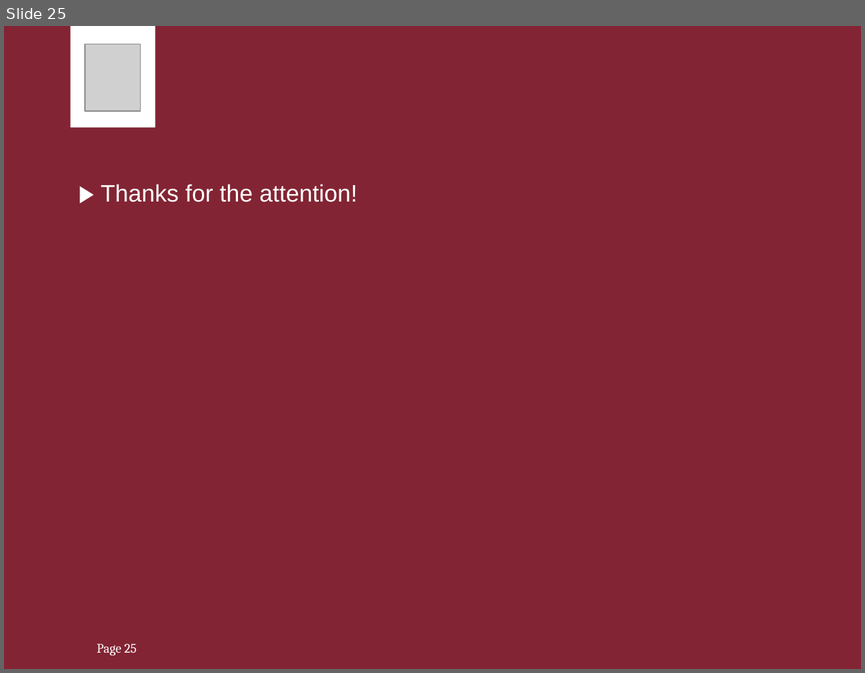
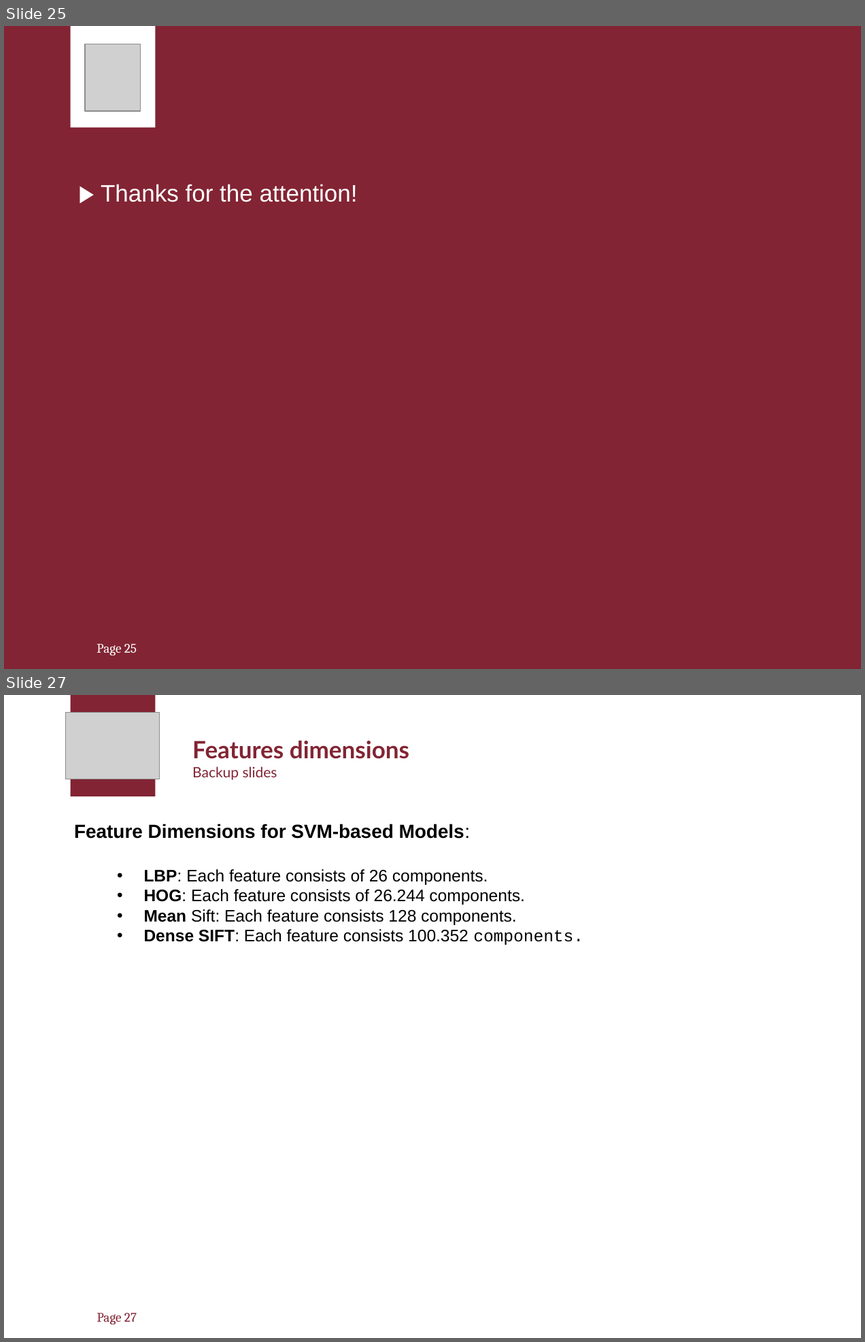
Before and after one commit to VittorioPisapia/ComputerVision-Project, a slide deck: presentation/presentation.pptx. Shown one above the other, each under a label of ours: slide 25 before the commit, slides 25 and 27 after it; the slides between them are not shown. The pictures are 865x673 and 865x1342 pixels, drawn with LibreOffice and Linux fonts; fonts in the diff are those of the drawing; grey boxes stand for pictures. Boxes give left, top, right and bottom in pixels: in the first picture for what was removed or moved away, otherwise in the second. Text is boxed around its words. In the diff, an @@ line names an element or a change of style, - is before the commit and + after.

```diff
--- a/presentation/presentation.pptx
+++ b/presentation/presentation.pptx
@@ slide 27 added at <box>4,695,861,1338</box>, background #FFFFFF @@
@@ picture added at <box>66,712,160,779</box> @@
@@ rectangle added at <box>70,695,155,796</box>, fill #822433 @@
@@ text added at <box>192,741,409,780</box>, 20 pt, text #822433 @@
+Features dimensions
+Backup slides
+1 Sottotitolo
@@ text added at <box>74,824,583,945</box>, 14 pt, text #000000 @@
+Feature Dimensions for SVM-based Models:
+  • LBP: Each feature consists of 26 components.
+  • HOG: Each feature consists of 26.244 components.
+  • Mean Sift: Each feature consists 128 components.
+  • Dense SIFT: Each feature consists 100.352 components.
@@ page number added at <box>97,1312,137,1324</box>, 11 pt, text #822433 @@
+Page 27
```
Also in this commit, not shown: 2 slides changed, 1 other slide added, 10 other files.
